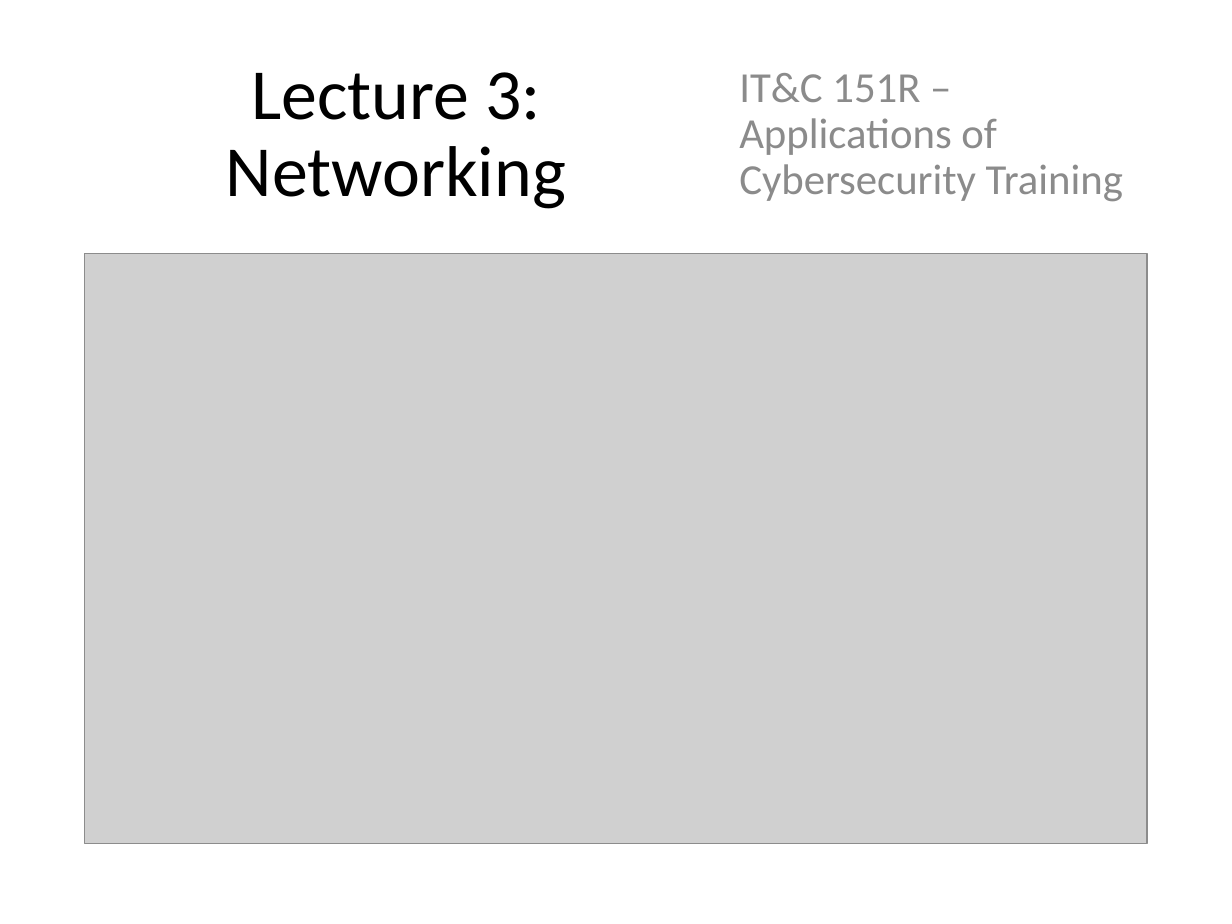
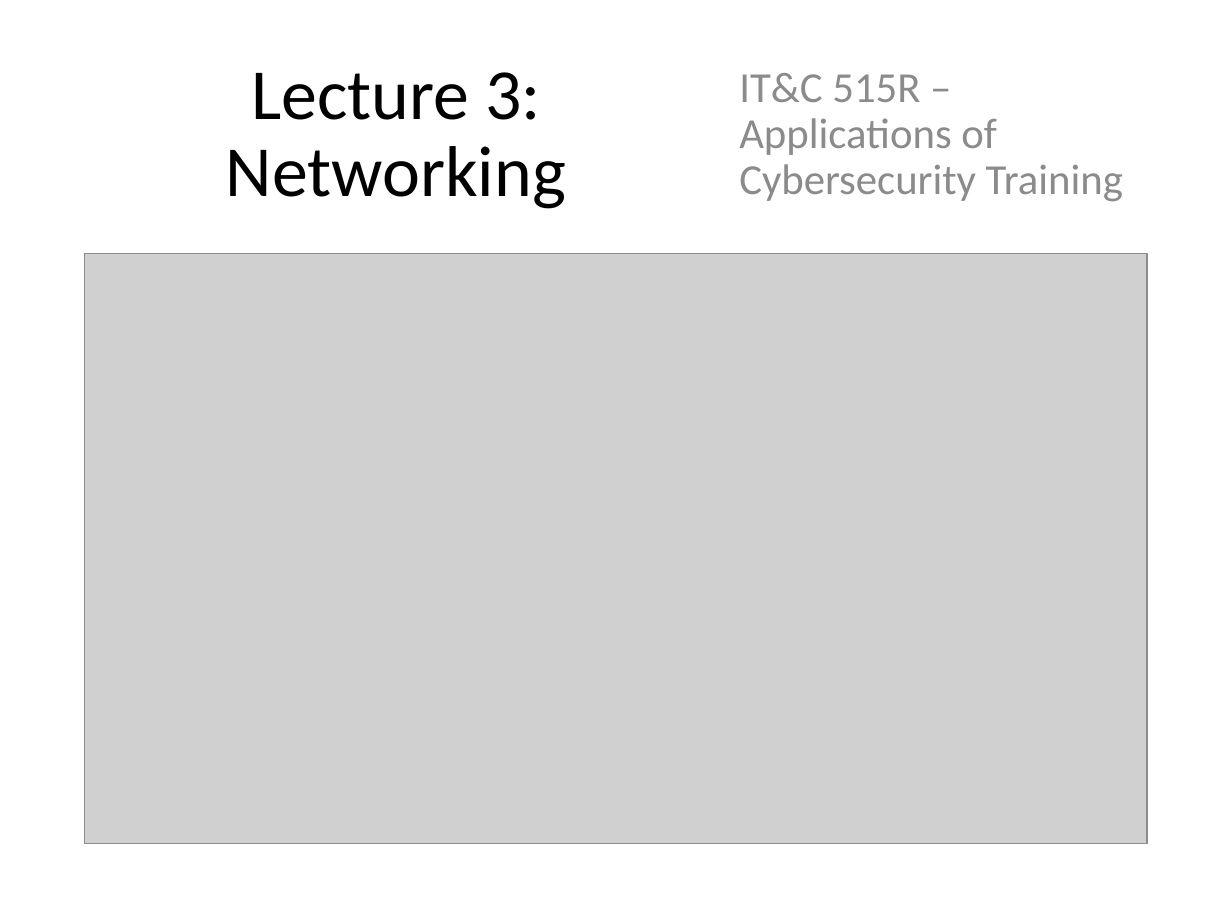
Before and after one commit to BYU-ITC-515R-ACT/byu-itc-515r-act.github.io, a slide deck: slide 1 of lectureSlides/lecture3.pptx. Drawn at 1232x924 pixels with LibreOffice and Linux fonts; fonts in the diff are those of the drawing; grey boxes stand for pictures. Boxes give left, top, right and bottom in pixels: in the first picture for what was removed or moved away, otherwise in the second. Text is boxed around its words. In the diff, an @@ line names an element or a change of style, - is before the commit and + after.

```diff
--- a/lectureSlides/lecture3.pptx
+++ b/lectureSlides/lecture3.pptx
@@ subtitle at bbox=[739, 73, 1123, 202]: text changed @@
-IT&C 151R – Applications of Cybersecurity Training
+IT&C 515R – Applications of Cybersecurity Training
```
Also in this commit, not shown: 2 other files.
